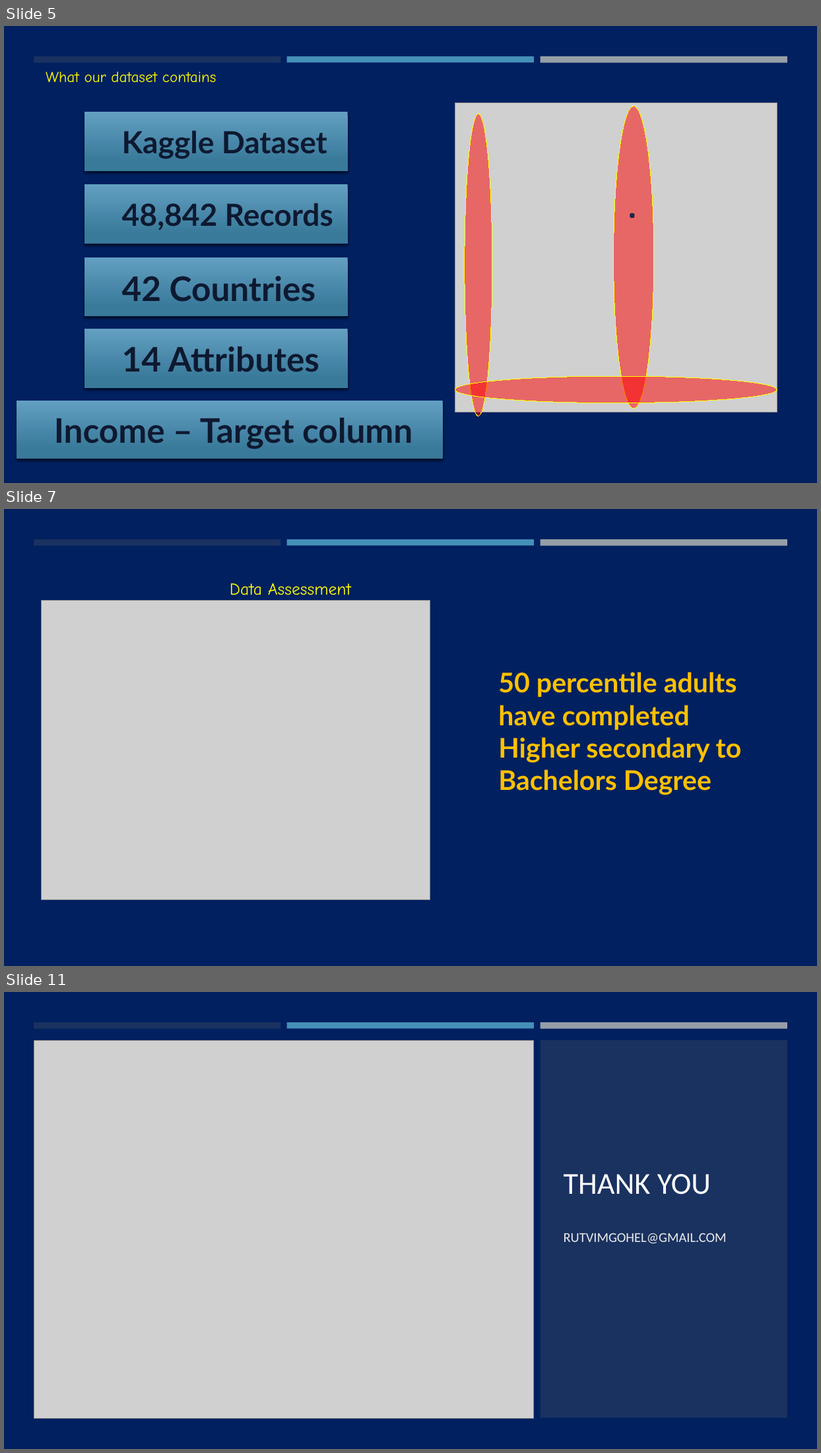
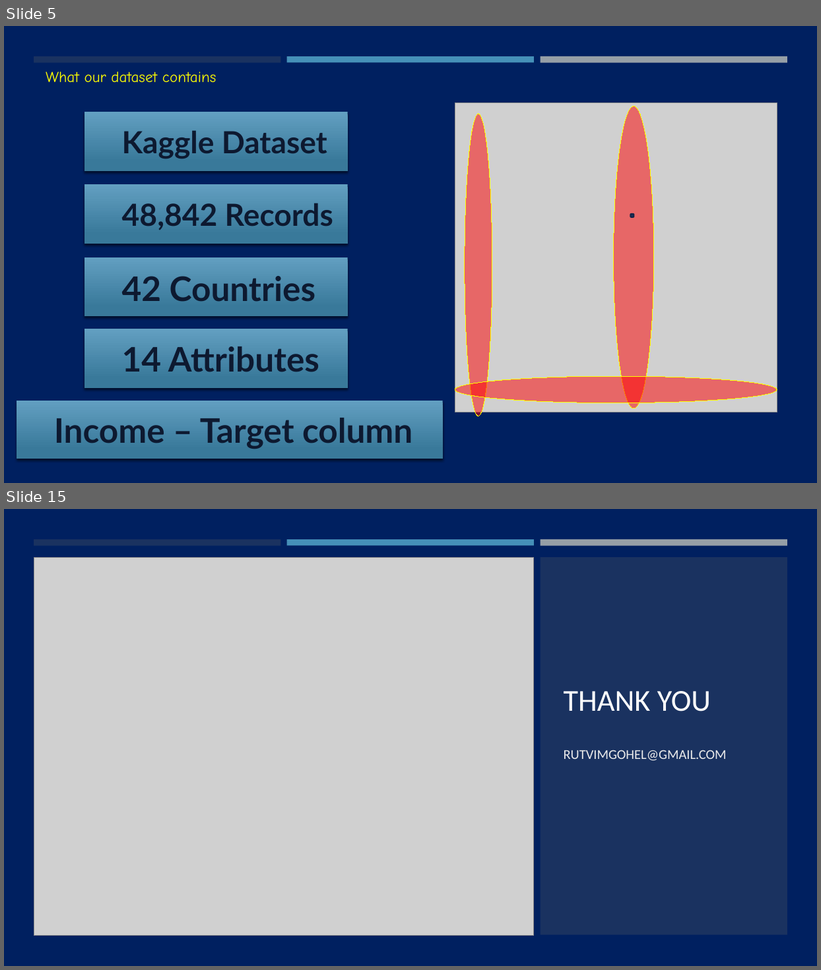
Before and after one commit to PassionateDataScientist/adult_income, a slide deck: Adult income prediction.pptx. Shown one above the other, each under a label of ours: slides 5, 7 and 11 before the commit, slides 5 and 15 after it; the slides between them are not shown. The pictures are 821x1453 and 821x970 pixels, drawn with LibreOffice and Linux fonts; fonts in the diff are those of the drawing; grey boxes stand for pictures; background and template pictures are left out. Boxes give left, top, right and bottom in pixels: in the first picture for what was removed or moved away, otherwise in the second. Text is boxed around its words. In the diff, an @@ line names an element or a change of style, - is before the commit and + after.

```diff
--- a/Adult income prediction.pptx
+++ b/Adult income prediction.pptx
@@ slide 7 removed at bbox=[4, 509, 817, 966], background #002060; not listed: 3 template elements that a slide beside it also shows @@
@@ text removed at bbox=[230, 583, 351, 601] @@
-Data Assessment
@@ picture removed at bbox=[41, 601, 430, 900] @@
@@ text removed at bbox=[498, 672, 742, 795] @@
-50 percentile adults have completed Higher secondary to Bachelors Degree
@@ what was slide 11 is now slide 15 @@
```
Also in this commit, not shown: 2 slides changed, 7 slides added, 2 other slides removed, 2 other files.
